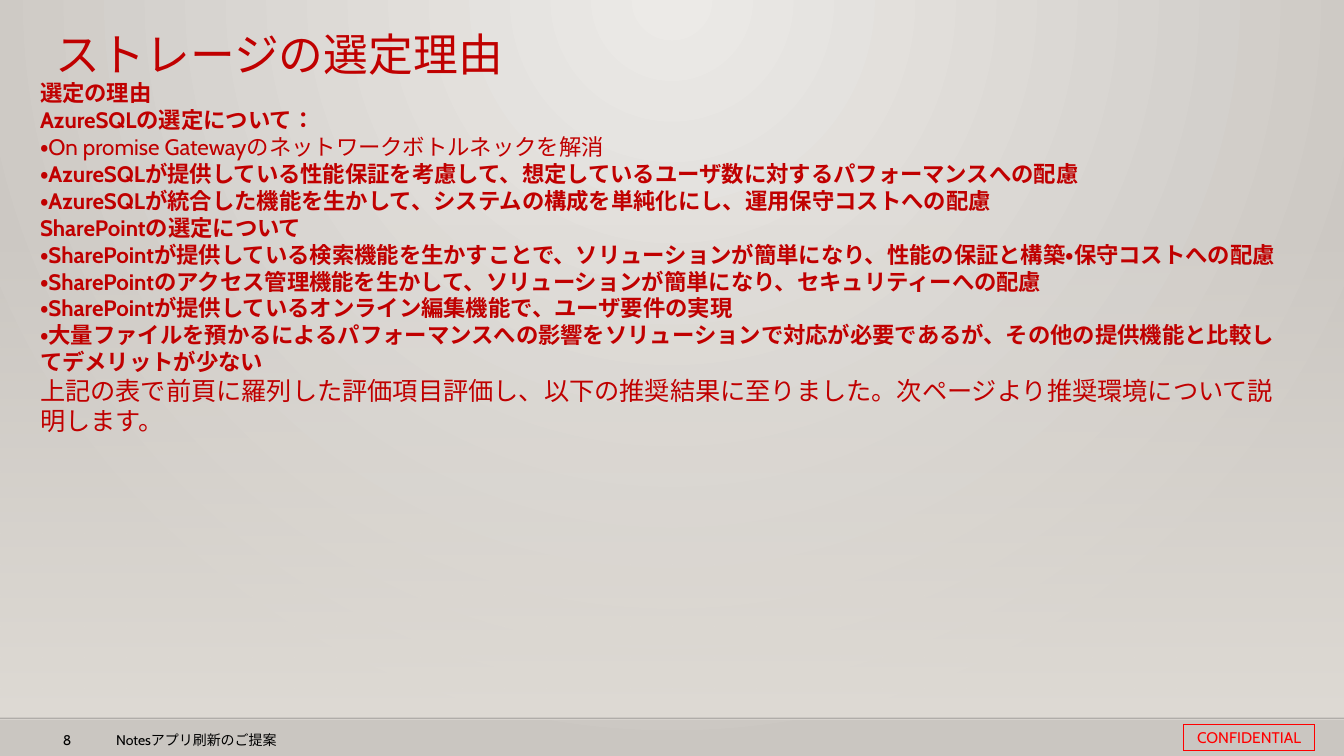
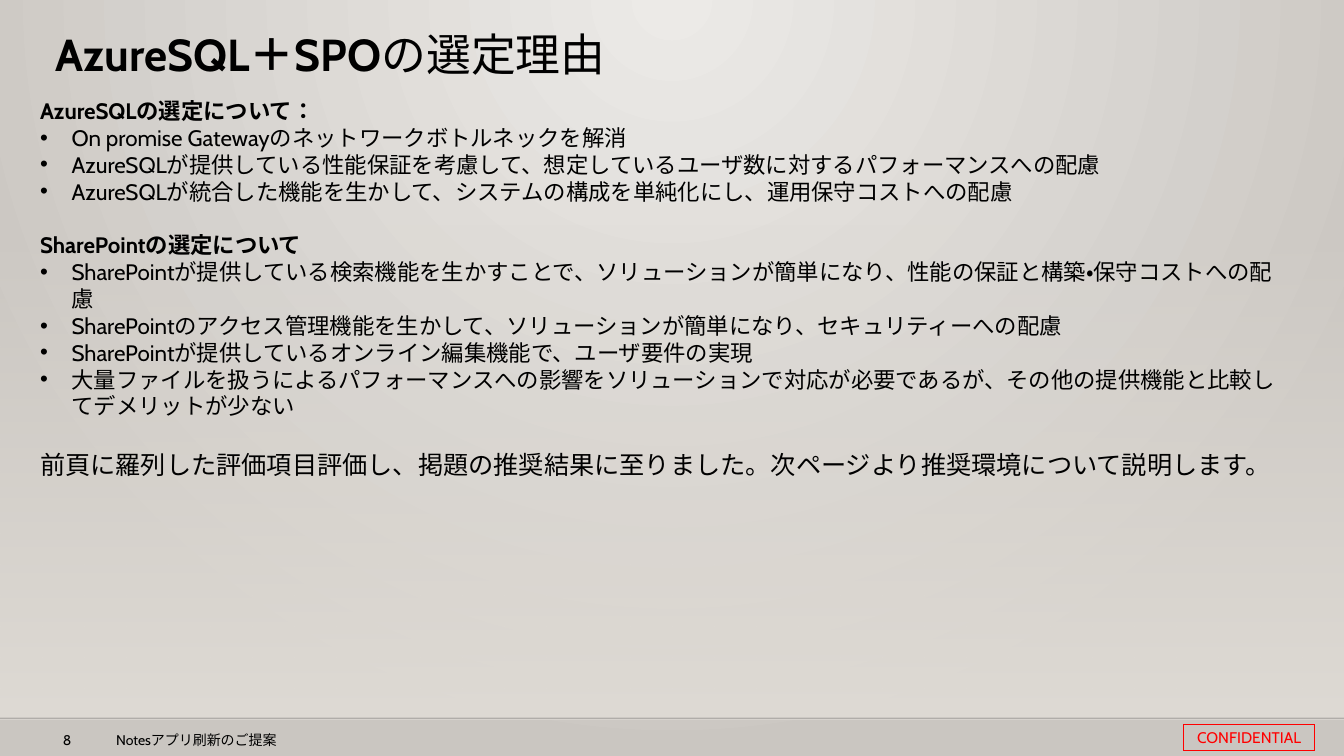
Before and after one commit to 0494938/Notes--CMS-Online, a slide deck: slide 8 of Notesアプリ刷新プロジェクト提案見積もり.v3.pptx. Drawn at 1344x756 pixels with LibreOffice and Linux fonts; fonts in the diff are those of the drawing; background and template pictures are left out. Boxes give left, top, right and bottom in pixels: in the first picture for what was removed or moved away, otherwise in the second. Text is boxed around its words. In the diff, an @@ line names an element or a change of style, - is before the commit and + after.

```diff
--- a/Notesアプリ刷新プロジェクト提案見積もり.v3.pptx
+++ b/Notesアプリ刷新プロジェクト提案見積もり.v3.pptx
@@ title at [56,34,606,75]: text changed; text colour #C00000 to #000000; bold on @@
-ストレージの選定理由
+AzureSQL＋SPOの選定理由
@@ text at [40,82,152,103]: paragraph removed @@
-選定の理由
@@ text "AzureSQLの選定について：": place and size @@
-text "AzureSQLの選定について：" at [40,82,1275,432]
+text "AzureSQLの選定について：" at [40,100,1275,476]
@@ text at [40,100,315,255]: text colour #C00000 to #000000 in "AzureSQLの選定について：", "SharePointの選定について" @@
@@ text at [72,127,1101,202]: text changed; text colour #C00000 to #000000; bold off @@
-・On promise Gatewayのネットワークボトルネックを解消
-・AzureSQLが提供している性能保証を考慮して、想定しているユーザ数に対するパフォーマンスへの配慮
-・AzureSQLが統合した機能を生かして、システムの構成を単純化にし、運用保守コストへの配慮
+• On promise Gatewayのネットワークボトルネックを解消
+• AzureSQLが提供している性能保証を考慮して、想定しているユーザ数に対するパフォーマンスへの配慮
+• AzureSQLが統合した機能を生かして、システムの構成を単純化にし、運用保守コストへの配慮
@@ text at [40,261,1275,476]: text changed; text colour #C00000 to #000000; bold off @@
-・SharePointが提供している検索機能を生かすことで、ソリューションが簡単になり、性能の保証と構築・保守コストへの配慮
-・SharePointのアクセス管理機能を生かして、ソリューションが簡単になり、セキュリティーへの配慮
-・SharePointが提供しているオンライン編集機能で、ユーザ要件の実現
-・大量ファイルを預かるによるパフォーマンスへの影響をソリューションで対応が必要であるが、その他の提供機能と比較してデメリットが少ない
-上記の表で前頁に羅列した評価項目評価し、以下の推奨結果に至りました。次ページより推奨環境について説明します。
+• SharePointが提供している検索機能を生かすことで、ソリューションが簡単になり、性能の保証と構築・保守コストへの配慮
+• SharePointのアクセス管理機能を生かして、ソリューションが簡単になり、セキュリティーへの配慮
+• SharePointが提供しているオンライン編集機能で、ユーザ要件の実現
+• 大量ファイルを扱うによるパフォーマンスへの影響をソリューションで対応が必要であるが、その他の提供機能と比較してデメリットが少ない
+前頁に羅列した評価項目評価し、掲題の推奨結果に至りました。次ページより推奨環境について説明します。
```
Also in this commit, not shown: 7 other slides changed, 1 other file.
